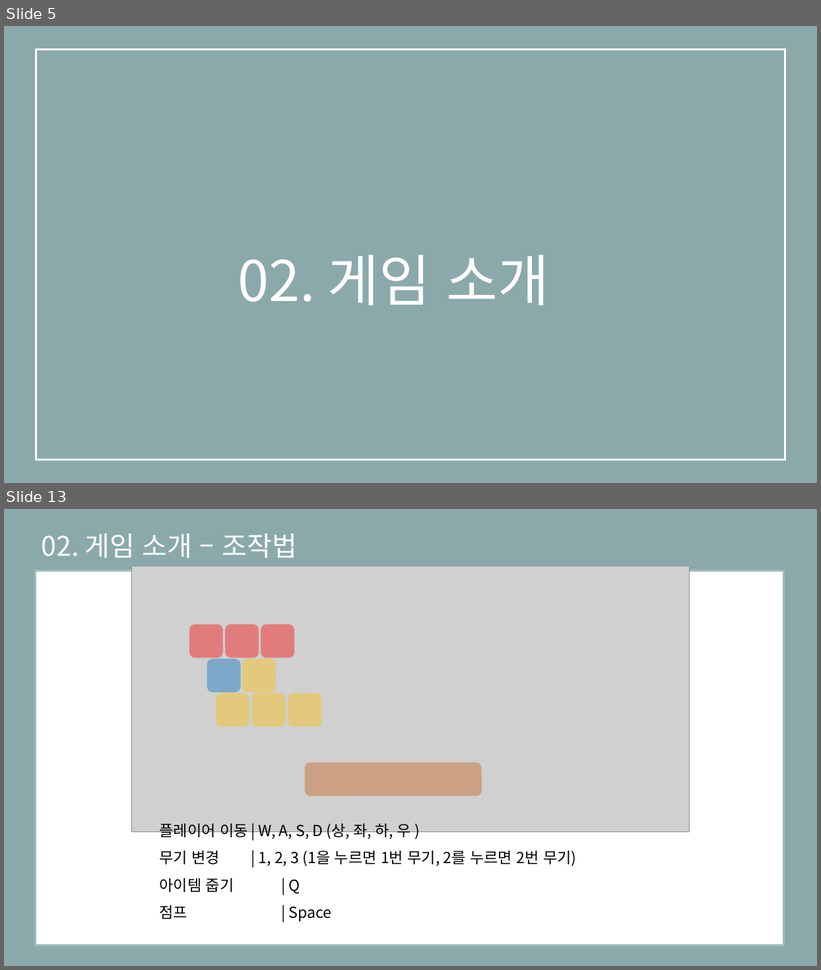
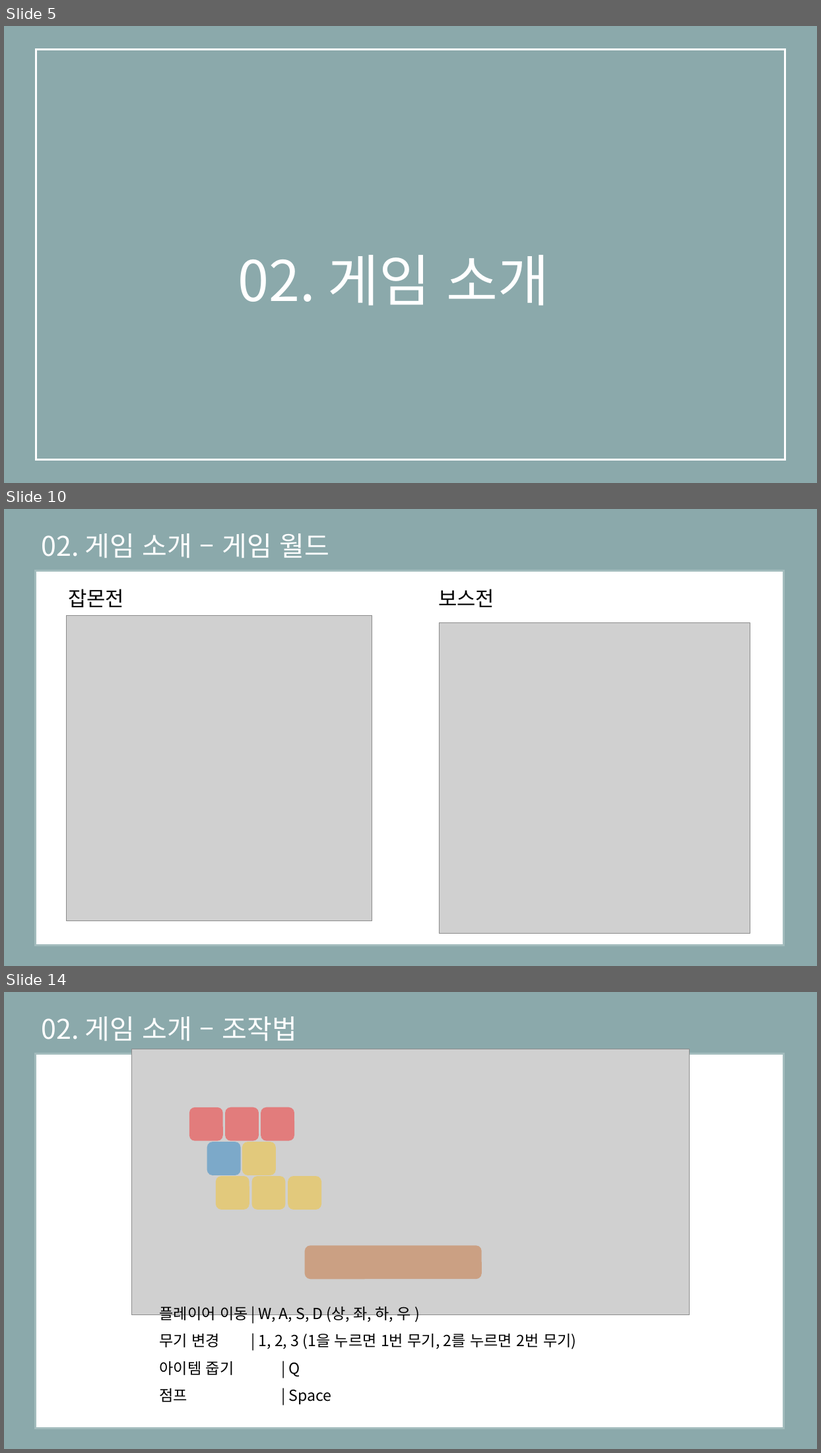
Before and after one commit to eunjiyun/Graduation_Work, a slide deck: Game_Design/2019184003 김 선아 장르 제안서.pptx. Shown one above the other, each under a label of ours: slides 5 and 13 before the commit, slides 5, 10 and 14 after it; the slides between them are not shown. The pictures are 821x970 and 821x1453 pixels, drawn with LibreOffice and Linux fonts; fonts in the diff are those of the drawing; grey boxes stand for pictures. Boxes give left, top, right and bottom in pixels: in the first picture for what was removed or moved away, otherwise in the second. Text is boxed around its words. In the diff, an @@ line names an element or a change of style, - is before the commit and + after.

Commit message:
Update Game Design Proposal.
게임 기획 발표자료 9, 10페이지 수정 및 21 페이지 추가

```diff
--- a/Game_Design/2019184003 김 선아 장르 제안서.pptx
+++ b/Game_Design/2019184003 김 선아 장르 제안서.pptx
@@ slide 10 added at box(4, 509, 817, 966), background #8BA9AB @@
@@ text added at box(42, 533, 330, 558), 32 pt, text #FFFFFF @@
+02. 게임 소개 – 게임 월드
@@ rectangle added at box(35, 570, 784, 945), fill #FFFFFF, outline #A3BCBD 2.25 pt @@
@@ text added at box(68, 589, 124, 607), 24 pt, text #000000 @@
+잡몬전
@@ text added at box(438, 589, 494, 607), 24 pt, text #000000 @@
+보스전
@@ picture added at box(66, 616, 372, 921) @@
@@ picture added at box(439, 623, 750, 933) @@
@@ what was slide 13 is now slide 14 @@
```
Also in this commit, not shown: 7 slides changed.
